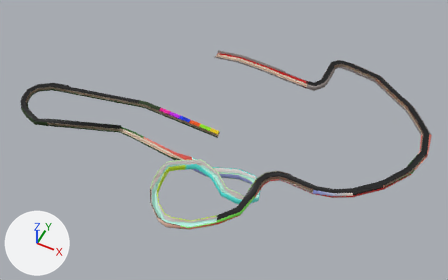
What one commit did to the Blender file Marble Racers Stars/Assets/Models/TracksProps/Track8/Track8.blend.
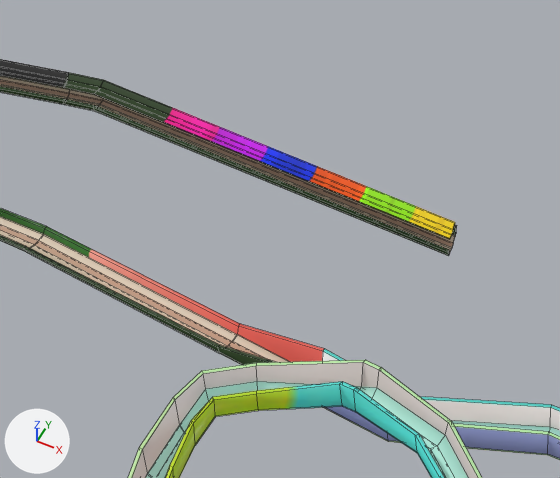
The first picture shows the older version from a 50 mm camera at (1876.0, -3614.0, 3485.0) aimed at (278.0, -417.0, -510.0). The close-ups show both versions on the part from 28% to 54% of the width and 30% to 66% of the height of that picture; other places that the commit changed are outside them. Every picture has the same lights, and +X, +Y and +Z are marked at lower left. The close-ups show mesh edges as thin lines.

In view in the first close-up: 'Track8'.
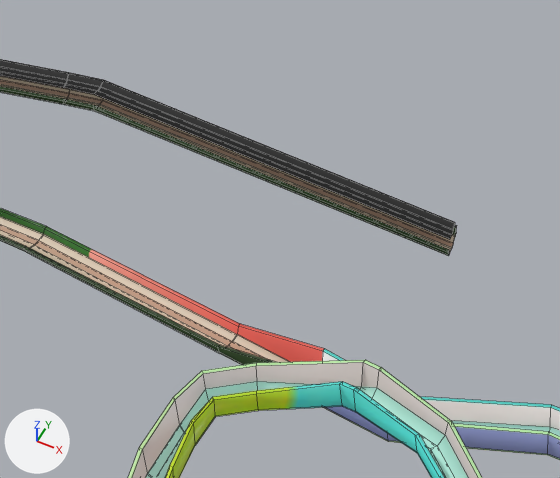
Changed parts and their boxes [x1, y1, x2, y2] in the close-ups (560 x 478 px):
part 1 of me_cube, recoloured: [63, 73, 455, 239] in both

Edits to the bpy script that builds the scene:
```text
Change me_cube:
    used by ob_track8; location = (0.0, 0.0, 4.0); scale = (4.38, 4.38, 4.38)
    remove me_cube.from_pydata(...)  # 1571 vertices, 1525 faces; spans x -425.0..432.0, y -339.0..107.0, z -229.0..9.0
    add me_cube.from_pydata(...)  # 1675 vertices, 1625 faces; spans x -425.0..432.0, y -339.0..107.0, z -229.0..9.0
    me_cube part 1: 69 faces spanning x -421.0..429.0, y -196.0..104.0, z -220.0..-5.0 switch from mat_material (picture img_atlas_normal_png) to mat_transparent (black #000000)
```
